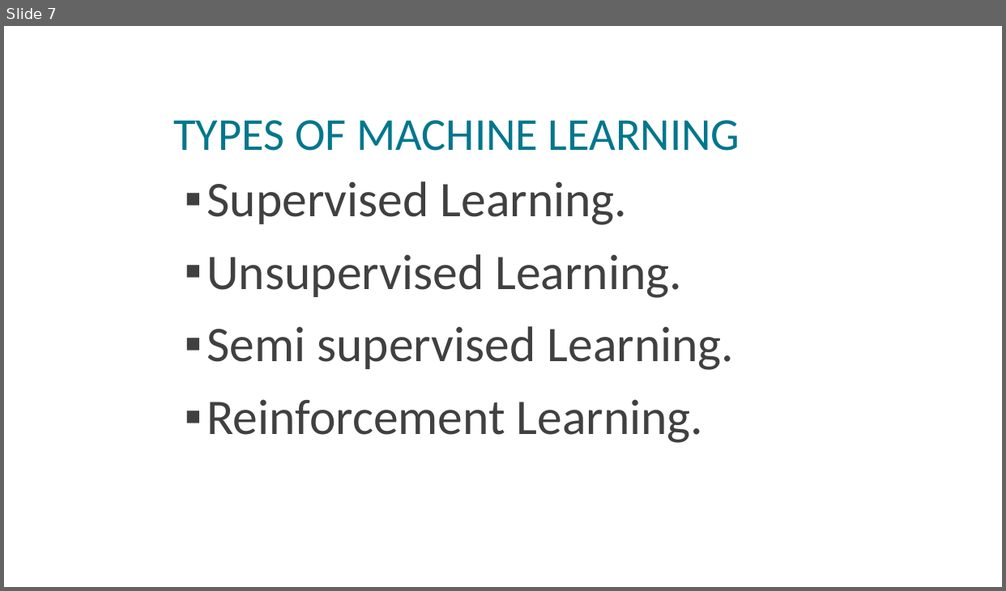
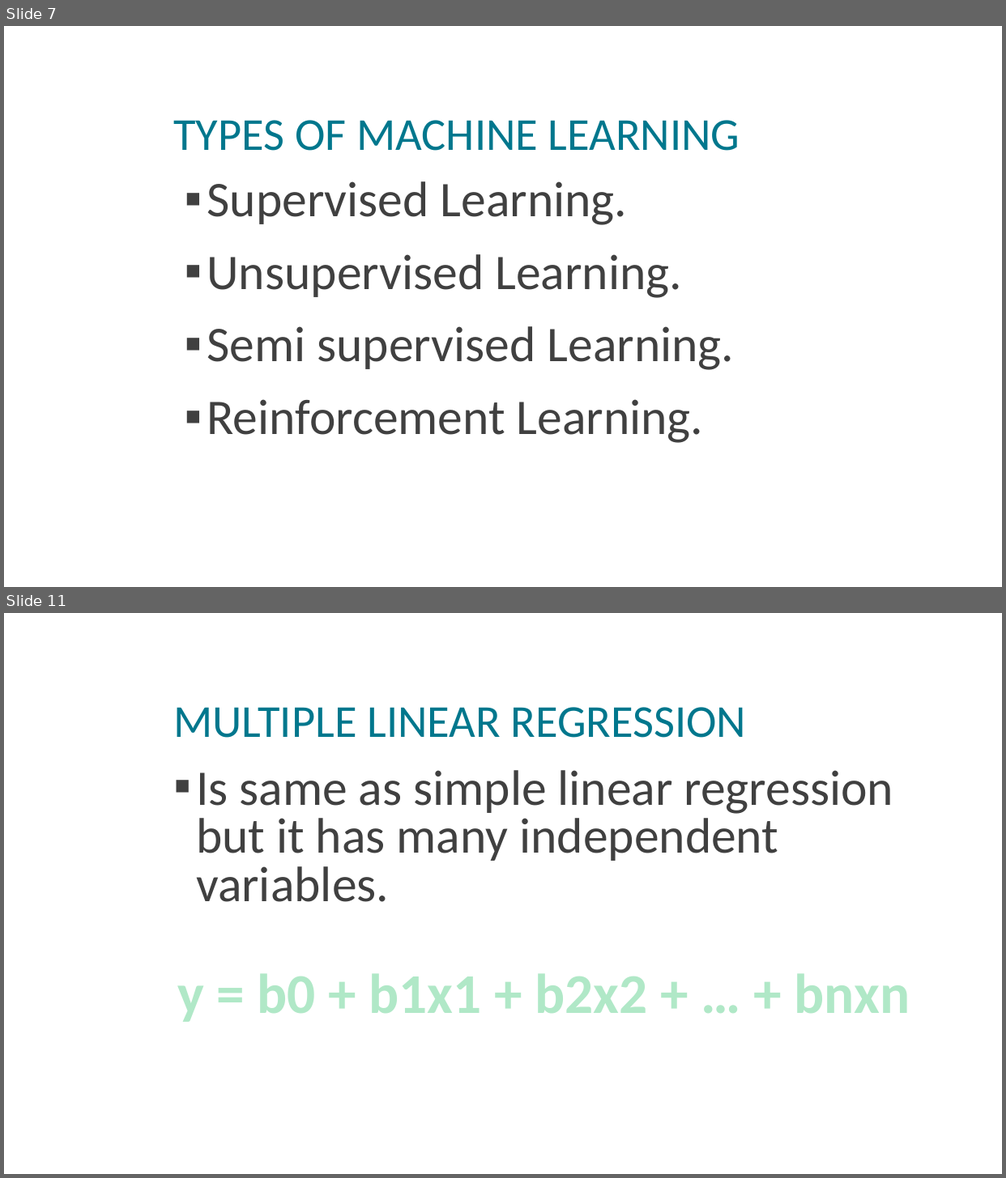
Before and after one commit to VISWESWARAN1998/machine-learning, a slide deck: Machine Learning.pptx. Shown one above the other, each under a label of ours: slide 7 before the commit, slides 7 and 11 after it; the slides between them are not shown. The pictures are 1006x591 and 1006x1178 pixels, drawn with LibreOffice and Linux fonts; fonts in the diff are those of the drawing; background and template pictures are left out. Boxes give left, top, right and bottom in pixels: in the first picture for what was removed or moved away, otherwise in the second. Text is boxed around its words. In the diff, an @@ line names an element or a change of style, - is before the commit and + after.

```diff
--- a/Machine Learning.pptx
+++ b/Machine Learning.pptx
@@ slide 11 added at [4, 613, 1002, 1174], background picture (left out) @@
@@ title added at [173, 707, 747, 738], 44 pt, text #00778D @@
+MULTIPLE LINEAR REGRESSION
@@ text added at [196, 770, 893, 902], 48 pt, text #404040 @@
+▪ Is same as simple linear regression but it has many independent variables.
@@ text added at [177, 973, 910, 1022], 54 pt, text #B0E8C7, bold @@
+y = b0 + b1x1 + b2x2 + … + bnxn
```
Also in this commit, not shown: 1 slide changed, 2 other slides added, 2 slides removed.
